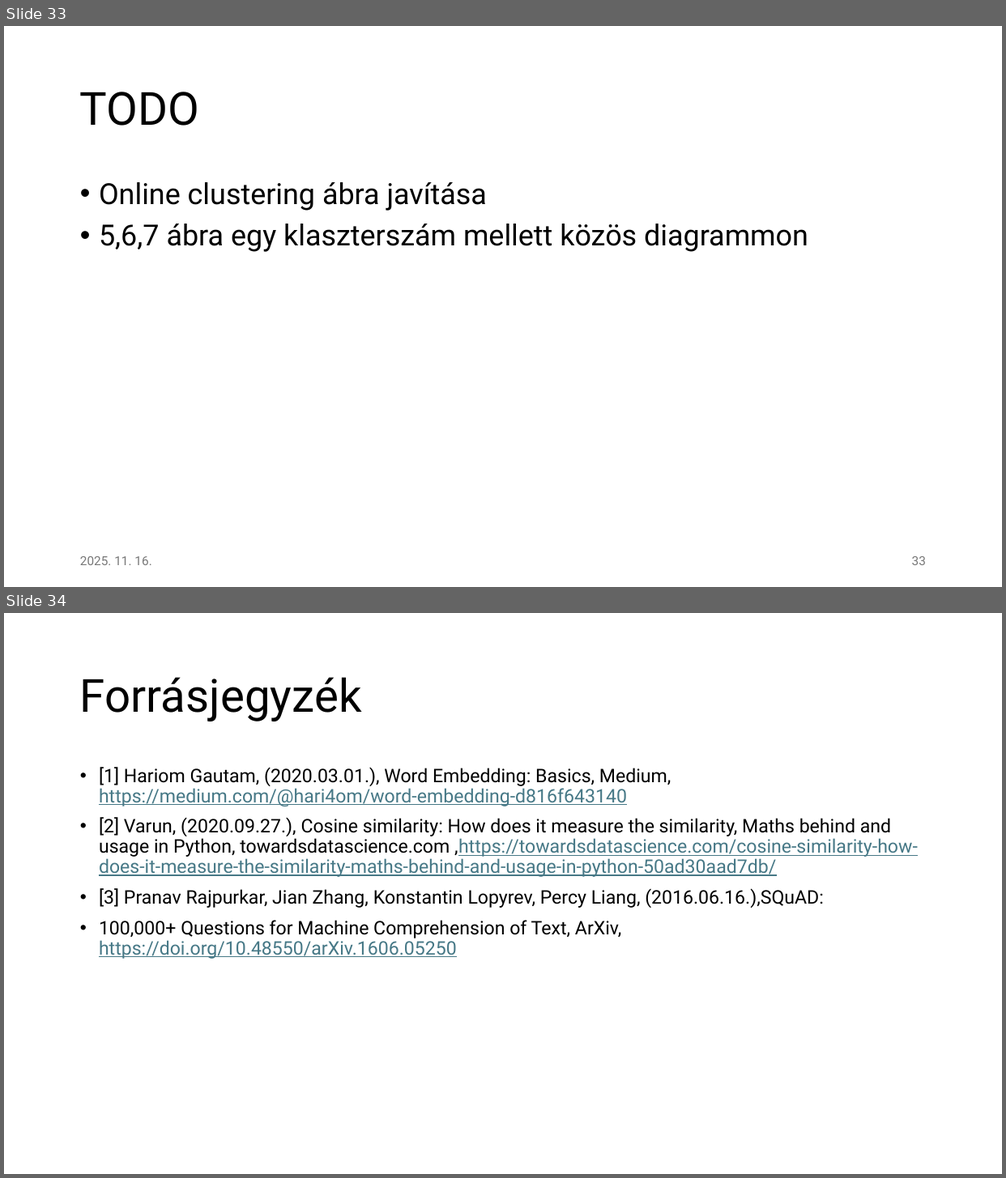
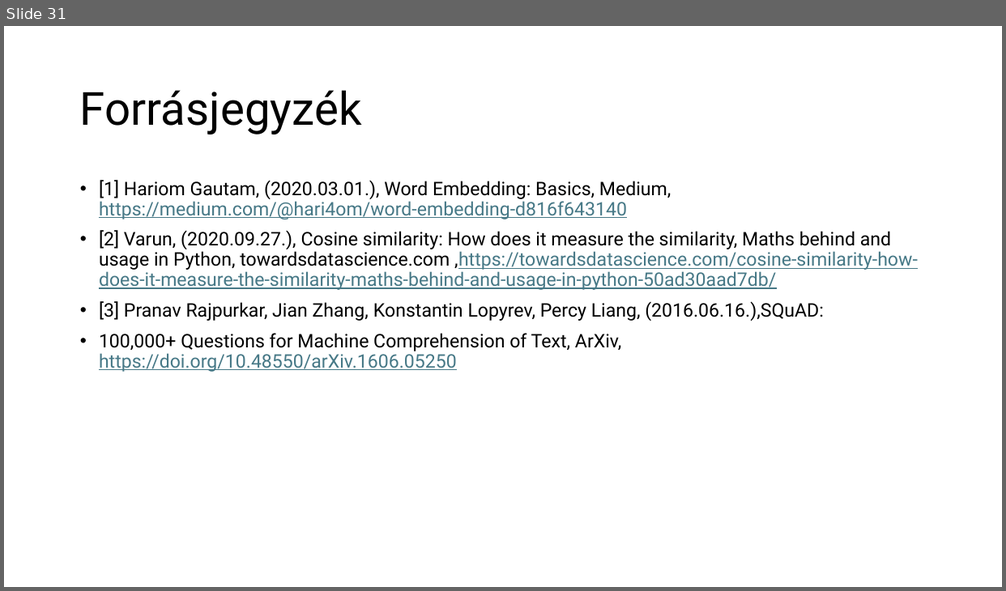
Before and after one commit to czotterbenedek/rag-onlineclustering-optimization, a slide deck: tdk/CzotterBenedek_TDK_javitott_2.0.pptx. Shown one above the other, each under a label of ours: slides 33 and 34 before the commit, slide 31 after it. The pictures are 1006x1178 and 1006x591 pixels, drawn with LibreOffice and Linux fonts; fonts in the diff are those of the drawing. Boxes give left, top, right and bottom in pixels: in the first picture for what was removed or moved away, otherwise in the second. Text is boxed around its words. In the diff, an @@ line names an element or a change of style, - is before the commit and + after.

```diff
--- a/tdk/CzotterBenedek_TDK_javitott_2.0.pptx
+++ b/tdk/CzotterBenedek_TDK_javitott_2.0.pptx
@@ slide 33 removed at <box>4,26,1002,587</box>, background #FFFFFF @@
@@ title removed at <box>80,92,200,126</box> @@
-TODO
@@ text removed at <box>99,182,808,252</box> @@
-• Online clustering ábra javítása
-• 5,6,7 ábra egy klaszterszám mellett közös diagrammon
@@ text removed at <box>80,557,151,565</box> @@
-2025. 11. 16.
@@ page number removed at <box>912,557,926,565</box> @@
-33
@@ what was slide 34 is now slide 31 @@
```
Also in this commit, not shown: 29 slides changed, 2 other slides removed.
